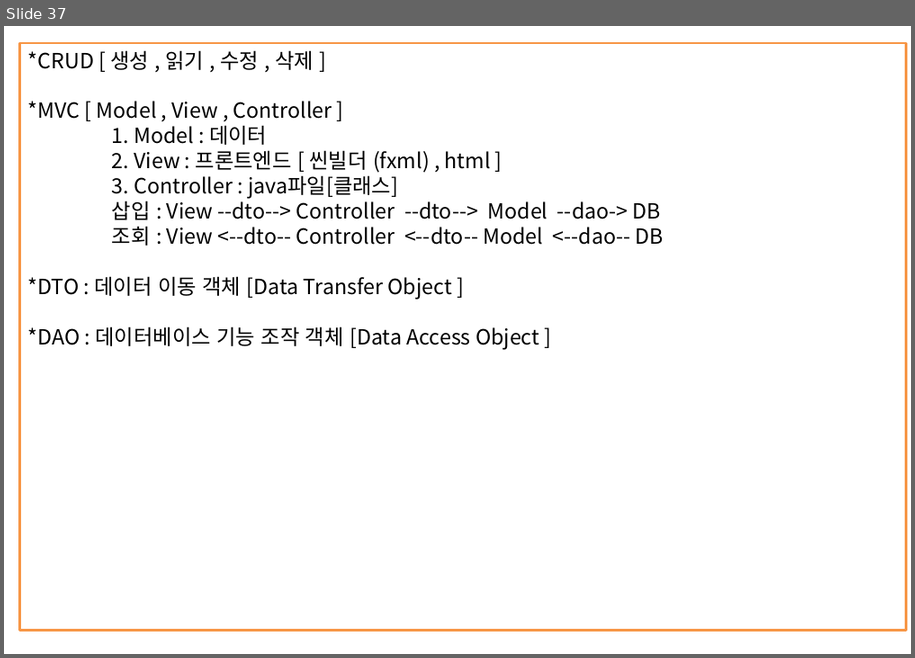
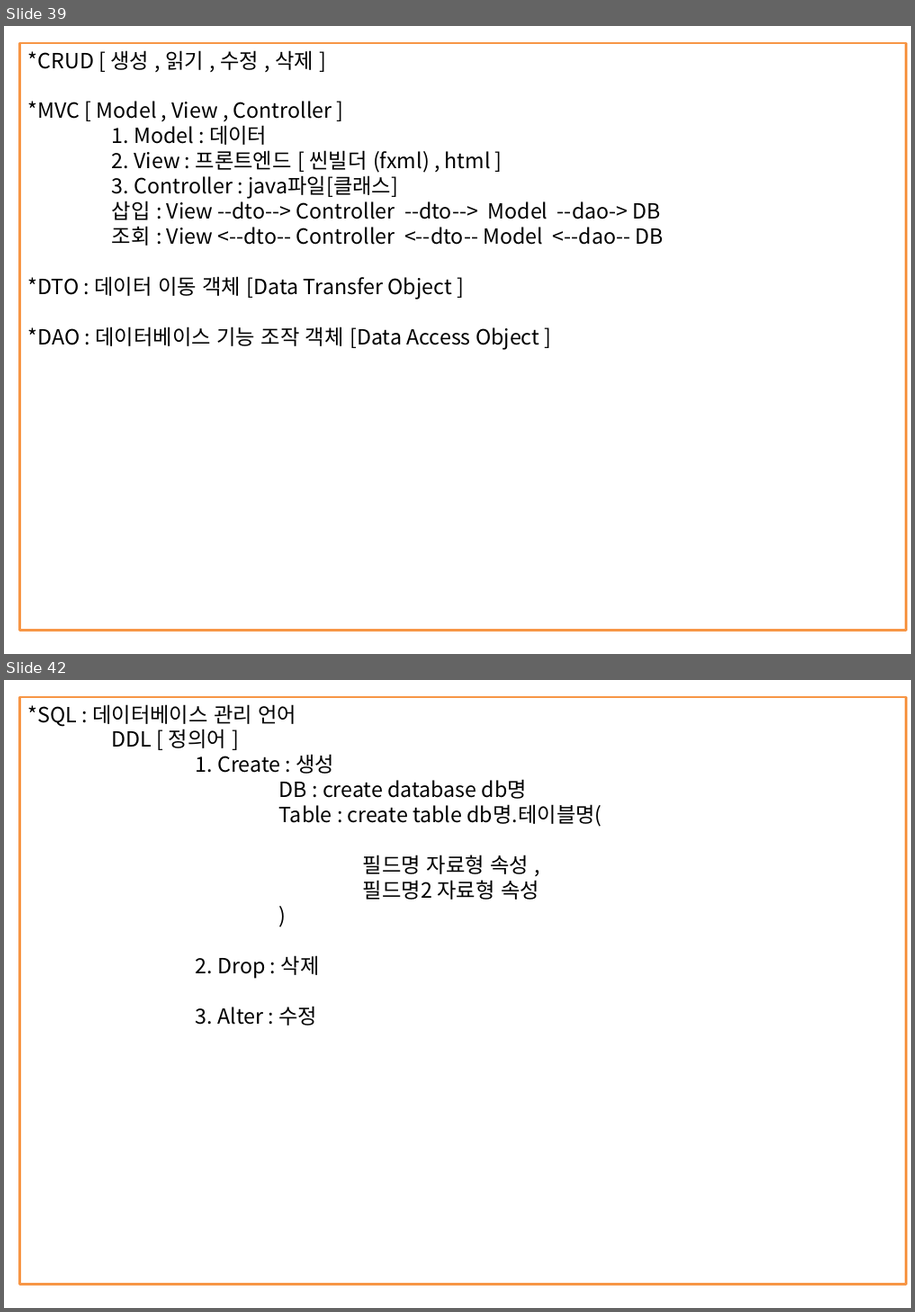
Before and after one commit to itdanja/web_ezen_1, a slide deck: java1/src/정리함/JAVA정리.pptx. Shown one above the other, each under a label of ours: slide 37 before the commit, slides 39 and 42 after it; the slides between them are not shown. The pictures are 915x658 and 915x1312 pixels, drawn with LibreOffice and Linux fonts; fonts in the diff are those of the drawing. Boxes give left, top, right and bottom in pixels: in the first picture for what was removed or moved away, otherwise in the second. Text is boxed around its words. In the diff, an @@ line names an element or a change of style, - is before the commit and + after.

```diff
--- a/java1/src/정리함/JAVA정리.pptx
+++ b/java1/src/정리함/JAVA정리.pptx
@@ slide 42 added at (x1=4, y1=680, x2=911, y2=1308), background #FFFFFF @@
@@ rectangle added at (x1=20, y1=698, x2=906, y2=1285), outline #F79646 2 pt, 18 pt, text #000000 @@
+*SQL : 데이터베이스 관리 언어
+DDL [ 정의어 ]
+1. Create : 생성
+DB : create database db명
+Table : create table db명.테이블명(
+필드명 자료형 속성 ,
+필드명2 자료형 속성
+)
+2. Drop : 삭제
+3. Alter : 수정
@@ what was slide 37 is now slide 39 @@
```
Also in this commit, not shown: 3 slides changed, 2 other slides added, 4 other files.
